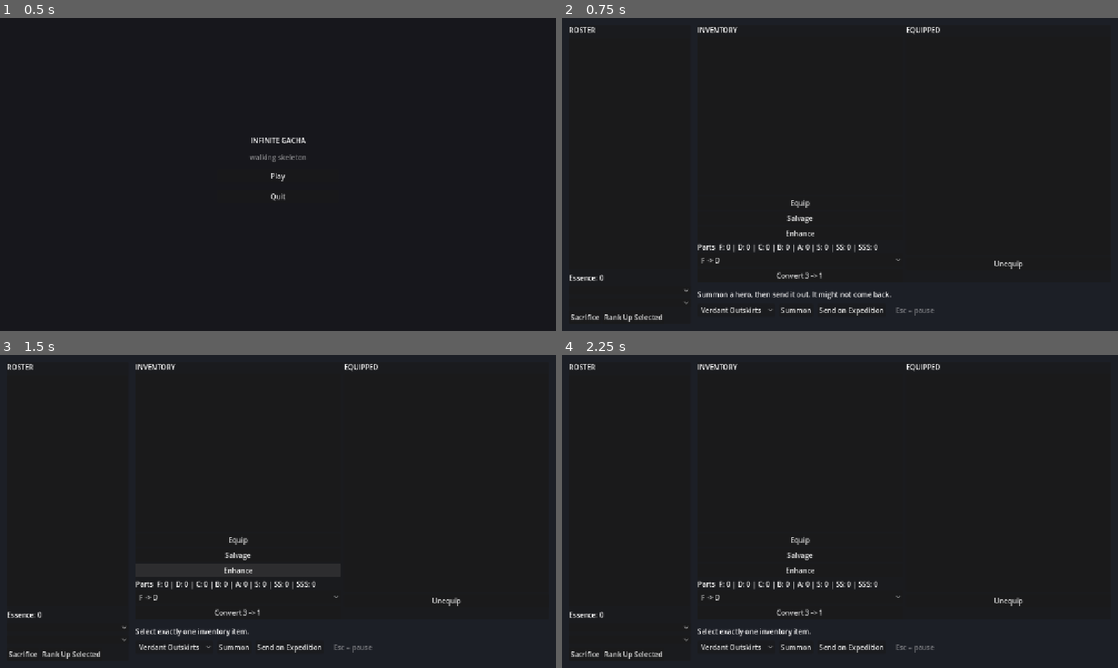
Above: before the commit, frames 1-4 (two rows, left to right).
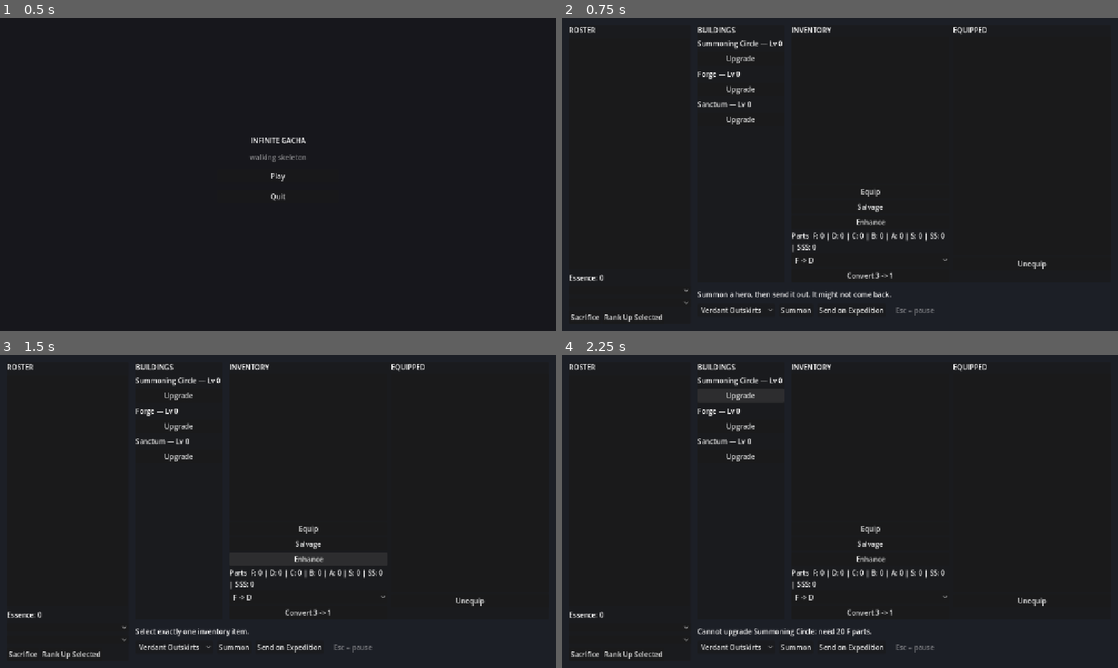
Above: after the commit, the same moments.

Repository: Joony117/Hearthbound
Game: Godot game, scene res://ui/main_menu.tscn
Two runs of this game, one before a commit and one after it. Both use one fixed random seed, a clock stepped at 60 frames per second and the inputs below.
Inputs (mouse positions are in pixels of both pictures, inside the frame that each line leads up to):
- Up to frame 1 (0.5 s): no input
- Up to frame 2 (0.75 s): click "Play" at 0.5 s
- Up to frame 3 (1.5 s): click "Enhance" at 1.25 s
- Up to frame 4 (2.25 s): click (739, 395) at 2 s, where only the run after the commit has a clickable "Upgrade"

Frame 1 is identical in both runs. In frame 2, 2.2% of the frame differs, in the area x 24-88%, y 2-84%; in frame 3, 2.2%; in frame 4, 2.6%, in the area x 24-88%, y 2-90%.

Commit message:
feat: P2-07b building levels exist, persist, and are spendable
GameSession.building_levels: Array[int] indexed to hub.tscn's Buildings
child order, persisted with the same decode guard parts already uses.
upgrade_building() spends 10*(n+2) parts of rank n against the shared
cap, refusing without writing on out-of-range index, at-cap, or
insufficient parts.

New BuildingsPanel in hub.tscn ships Circle/Forge/Sanctum upgrades;
indices 2 and 4 (Training Hall, Reliquary) stay unreachable until
P2-04a/P2-04f give them a live consumer. Every bonus stays inert --
P2-07c/d/e wire them.

Verified: BUILT exit 0 zero warnings, GUT 71/71 across 9 scripts,
save_roundtrip_check proves building_levels through real disk JSON.

Co-Authored-By: Claude Opus 5 <noreply@anthropic.com>

Diff:
--- a/hub/hub.gd
+++ b/hub/hub.gd
@@ -14,6 +14,9 @@
 @onready var _essence: Label = %Essence
 @onready var _inventory_list: ItemList = %InventoryList
 @onready var _parts: Label = %Parts
+@onready var _circle_level: Label = %CircleLevel
+@onready var _forge_level: Label = %ForgeLevel
+@onready var _sanctum_level: Label = %SanctumLevel
 @onready var _convert_rank_option: OptionButton = %ConvertRankOption
 @onready var _equipped_list: ItemList = %EquippedList
 @onready var _hero_detail: Label = %HeroDetail
@@ -27,6 +30,7 @@
 	GameSession.roster_changed.connect(_refresh_essence)
 	GameSession.roster_changed.connect(_refresh_inventory)
 	GameSession.roster_changed.connect(_refresh_parts)
+	GameSession.roster_changed.connect(_refresh_buildings)
 	GameSession.roster_changed.connect(_refresh_equipped)
 	GameSession.roster_changed.connect(_refresh_hero_detail)
 	GameSession.roster_changed.connect(_refresh_zone_unlocks)
@@ -34,6 +38,7 @@
 	_refresh_essence()
 	_refresh_inventory()
 	_refresh_parts()
+	_refresh_buildings()
 	_refresh_equipped()
 	_refresh_hero_detail()
 	_populate_convert_ranks()
@@ -100,6 +105,12 @@
 	for rank_index: int in GameSession.parts.size():
 		entries.append("%s: %d" % [BALANCE.rank_names[rank_index], GameSession.parts[rank_index]])
 	_parts.text = "Parts  " + " | ".join(entries)
+
+
+func _refresh_buildings() -> void:
+	_circle_level.text = "Summoning Circle — Lv %d" % GameSession.building_levels[0]
+	_forge_level.text = "Forge — Lv %d" % GameSession.building_levels[1]
+	_sanctum_level.text = "Sanctum — Lv %d" % GameSession.building_levels[3]
 
 
 func _refresh_equipped() -> void:
@@ -323,6 +334,31 @@
 		_status.text = "Converted 3 %s parts into 1 %s part." % [rank_label, BALANCE.rank_names[selected_rank + 1]]
 	else:
 		_status.text = "Need 3 %s parts to convert." % rank_label
+
+
+func _on_upgrade_circle_pressed() -> void:
+	_upgrade_building(0, "Summoning Circle", GameSession.upgrade_building(0, BALANCE))
+
+
+func _on_upgrade_forge_pressed() -> void:
+	_upgrade_building(1, "Forge", GameSession.upgrade_building(1, BALANCE))
+
+
+func _on_upgrade_sanctum_pressed() -> void:
+	_upgrade_building(3, "Sanctum", GameSession.upgrade_building(3, BALANCE))
+
+
+func _upgrade_building(index: int, building_name: String, upgraded: bool) -> void:
+	var level: int = clampi(GameSession.building_levels[index], 0, BALANCE.summoning_circle_level_cap)
+	if upgraded:
+		_status.text = "Upgraded %s to Lv %d for %d %s parts." % [building_name, level, 10 * (level + 1), BALANCE.rank_names[clampi(level - 1, 0, GameSession.parts.size() - 1)]]
+		return
+	if level >= BALANCE.summoning_circle_level_cap:
+		_status.text = "%s is already at the Lv %d cap." % [building_name, BALANCE.summoning_circle_level_cap]
+		return
+	var rank_index: int = clampi(level, 0, GameSession.parts.size() - 1)
+	var cost: int = 10 * (level + 2)
+	_status.text = "Cannot upgrade %s: need %d %s parts." % [building_name, cost, BALANCE.rank_names[rank_index]]
 
 
 func _on_unequip_pressed() -> void:
--- a/hub/hub.tscn
+++ b/hub/hub.tscn
@@ -150,12 +150,56 @@
 layout_mode = 1
 anchor_right = 1.0
 anchor_bottom = 1.0
-offset_left = 312.0
+offset_left = 528.0
 offset_top = 16.0
 offset_right = -16.0
 offset_bottom = -112.0
 grow_horizontal = 2
 grow_vertical = 2
+
+[node name="BuildingsPanel" type="PanelContainer" parent="UI/Root"]
+layout_mode = 1
+anchor_bottom = 1.0
+offset_left = 312.0
+offset_top = 16.0
+offset_right = 512.0
+offset_bottom = -112.0
+grow_vertical = 2
+
+[node name="VBox" type="VBoxContainer" parent="UI/Root/BuildingsPanel"]
+layout_mode = 2
+theme_override_constants/separation = 8
+
+[node name="Header" type="Label" parent="UI/Root/BuildingsPanel/VBox"]
+layout_mode = 2
+text = "BUILDINGS"
+
+[node name="CircleLevel" type="Label" parent="UI/Root/BuildingsPanel/VBox"]
+unique_name_in_owner = true
+layout_mode = 2
+text = "Summoning Circle — Lv 0"
+
+[node name="UpgradeCircle" type="Button" parent="UI/Root/BuildingsPanel/VBox"]
+layout_mode = 2
+text = "Upgrade"
+
+[node name="ForgeLevel" type="Label" parent="UI/Root/BuildingsPanel/VBox"]
+unique_name_in_owner = true
+layout_mode = 2
+text = "Forge — Lv 0"
+
+[node name="UpgradeForge" type="Button" parent="UI/Root/BuildingsPanel/VBox"]
+layout_mode = 2
+text = "Upgrade"
+
+[node name="SanctumLevel" type="Label" parent="UI/Root/BuildingsPanel/VBox"]
+unique_name_in_owner = true
+layout_mode = 2
+text = "Sanctum — Lv 0"
+
+[node name="UpgradeSanctum" type="Button" parent="UI/Root/BuildingsPanel/VBox"]
+layout_mode = 2
+text = "Upgrade"
 
 [node name="Columns" type="HBoxContainer" parent="UI/Root/EquipmentPanel"]
 layout_mode = 2
@@ -275,5 +319,8 @@
 [connection signal="pressed" from="UI/Root/EquipmentPanel/Columns/Inventory/Enhance" to="." method="_on_enhance_pressed"]
 [connection signal="pressed" from="UI/Root/EquipmentPanel/Columns/Inventory/Convert" to="." method="_on_convert_pressed"]
 [connection signal="pressed" from="UI/Root/EquipmentPanel/Columns/Equipped/Unequip" to="." method="_on_unequip_pressed"]
+[connection signal="pressed" from="UI/Root/BuildingsPanel/VBox/UpgradeCircle" to="." method="_on_upgrade_circle_pressed"]
+[connection signal="pressed" from="UI/Root/BuildingsPanel/VBox/UpgradeForge" to="." method="_on_upgrade_forge_pressed"]
+[connection signal="pressed" from="UI/Root/BuildingsPanel/VBox/UpgradeSanctum" to="." method="_on_upgrade_sanctum_pressed"]
 [connection signal="pressed" from="UI/Root/Bottom/Buttons/Summon" to="." method="_on_summon_pressed"]
 [connection signal="pressed" from="UI/Root/Bottom/Buttons/Expedition" to="." method="_on_expedition_pressed"]
--- a/systems/game_session.gd
+++ b/systems/game_session.gd
@@ -10,6 +10,7 @@
 var roster: Array[Hero] = []
 var inventory: Array[Item] = []
 var parts: Array[int] = [0, 0, 0, 0, 0, 0, 0, 0]
+var building_levels: Array[int] = [0, 0, 0, 0, 0]
 var essence: int = 0
 var lost_caches: Array[LostCache] = []
 var cleared_zone_ids: Dictionary[StringName, bool] = {}
@@ -80,6 +81,22 @@
 		return false
 	parts[rank_index] -= cost
 	item.enhance_level = enhance_level + 1
+	roster_changed.emit()
+	return true
+
+
+func upgrade_building(index: int, balance: BalanceTable) -> bool:
+	if index < 0 or index >= building_levels.size():
+		return false
+	var level: int = clampi(building_levels[index], 0, balance.summoning_circle_level_cap)
+	if level >= balance.summoning_circle_level_cap:
+		return false
+	var rank_index: int = clampi(level, 0, parts.size() - 1)
+	var cost: int = 10 * (level + 2)
+	if parts[rank_index] < cost:
+		return false
+	parts[rank_index] -= cost
+	building_levels[index] = level + 1
 	roster_changed.emit()
 	return true
 
@@ -154,6 +171,7 @@
 		"roster": entries,
 		"inventory": inventory_entries,
 		"parts": parts.duplicate(),
+		"building_levels": building_levels.duplicate(),
 		"essence": essence,
 		"lost_caches": lost_cache_entries,
 		"cleared_zone_ids": cleared_entries,
@@ -164,6 +182,7 @@
 	roster.clear()
 	inventory.clear()
 	parts.fill(0)
+	building_levels.fill(0)
 	essence = 0
 	lost_caches.clear()
 	cleared_zone_ids.clear()
@@ -188,6 +207,21 @@
 			push_error("Invalid parts count at rank %d: expected a non-negative integer, got '%s'." % [rank_index, saved_count])
 			continue
 		parts[rank_index] = count
+	var saved_building_levels: Array = _array_field(data, "building_levels")
+	for building_index: int in mini(saved_building_levels.size(), building_levels.size()):
+		# Variant is required while validating untrusted save entries.
+		var saved_level: Variant = saved_building_levels[building_index]
+		var level: int = -1
+		if saved_level is int:
+			level = saved_level as int
+		elif saved_level is float:
+			var float_level: float = saved_level as float
+			if is_finite(float_level) and float_level == floorf(float_level):
+				level = int(float_level)
+		if level < 0:
+			push_error("Invalid building level at index %d: expected a non-negative integer, got '%s'." % [building_index, saved_level])
+			continue
+		building_levels[building_index] = level
 	essence = maxi(Item.int_field(data, "essence", 0, "game session"), 0)
 	for entry: Variant in _array_field(data, "lost_caches"):
 		if entry is Dictionary:
--- a/tests/save_roundtrip_check.gd
+++ b/tests/save_roundtrip_check.gd
@@ -62,7 +62,7 @@
 	if restore_code != 0:
 		exit_code = restore_code
 	if exit_code == 0:
-		print("PASS: legacy and malformed def_id compatibility, both new-format def_ids, roster, essence, resonance, parts, part conversion, enhanced equipment, permadeath, save version %d, and byte-identical restoration passed." % _save_version)
+		print("PASS: legacy and malformed def_id compatibility, both new-format def_ids, roster, essence, resonance, parts, part conversion, buildings, enhanced equipment, permadeath, save version %d, and byte-identical restoration passed." % _save_version)
 	quit(exit_code)
 
 
@@ -85,6 +85,9 @@
 	var enhanced_equipment_code: int = _check_enhanced_equipment_round_trip()
 	if enhanced_equipment_code != 0:
 		return enhanced_equipment_code
+	var buildings_code: int = _check_buildings_round_trip()
+	if buildings_code != 0:
+		return buildings_code
 	return _check_permadeath_and_version()
 
 
@@ -246,6 +249,44 @@
 		var converted_loaded_expected: int = 1 if rank_index == SALVAGED_ITEM_RANK + 1 else 0
 		if _parts()[rank_index] != converted_loaded_expected:
 			return _fail("converted parts after disk reload at rank %d" % rank_index, str(converted_loaded_expected), str(_parts()[rank_index]))
+	return 0
+
+
+func _check_buildings_round_trip() -> int:
+	var building_levels: Array[int] = _game_session.get("building_levels")
+	building_levels.fill(0)
+	_parts().fill(0)
+	_parts()[0] = 20
+	if not _game_session.call("upgrade_building", 0, BalanceTable.new()):
+		return _fail("building upgrade before disk reload", "upgrade_building() == true", "upgrade_building() == false")
+	_save_service.call("save")
+
+	var save_file: FileAccess = FileAccess.open(_save_path, FileAccess.READ)
+	if save_file == null:
+		return _fail("building levels raw save file open", "readable", error_string(FileAccess.get_open_error()))
+	# JSON parsing returns Variant because malformed or unexpected disk data has no static type.
+	var parsed: Variant = JSON.parse_string(save_file.get_as_text())
+	if parsed is not Dictionary:
+		return _fail("building levels raw save JSON top level", "Dictionary", type_string(typeof(parsed)))
+	# Save-file fields remain Variant until their types are validated.
+	var raw_building_levels: Variant = (parsed as Dictionary).get("building_levels")
+	if raw_building_levels is not Array:
+		return _fail("raw save JSON building levels shape", "Array", type_string(typeof(raw_building_levels)))
+	var raw_building_levels_array: Array = raw_building_levels as Array
+	if raw_building_levels_array.size() != building_levels.size():
+		return _fail("raw save JSON building level count", str(building_levels.size()), str(raw_building_levels_array.size()))
+	for building_index: int in building_levels.size():
+		var expected_level: int = 1 if building_index == 0 else 0
+		if int(raw_building_levels_array[building_index]) != expected_level:
+			return _fail("raw save JSON building level at index %d" % building_index, str(expected_level), str(raw_building_levels_array[building_index]))
+
+	building_levels.fill(0)
+	if not _save_service.call("load_game"):
+		return _fail("building levels disk reload", "load_game() == true", "load_game() == false")
+	for building_index: int in building_levels.size():
+		var expected_level: int = 1 if building_index == 0 else 0
+		if building_levels[building_index] != expected_level:
+			return _fail("building level after disk reload at index %d" % building_index, str(expected_level), str(building_levels[building_index]))
 	return 0
 
 
--- /dev/null
+++ b/tests/unit/test_buildings.gd
@@ -0,0 +1,53 @@
+extends GutTest
+
+
+func before_each() -> void:
+	GameSession.from_dict({"roster": []})
+
+
+func test_upgrade_uses_the_cost_ladder() -> void:
+	var balance := BalanceTable.new()
+	GameSession.parts[0] = 20
+	GameSession.parts[1] = 30
+
+	assert_true(GameSession.upgrade_building(0, balance))
+	assert_eq(GameSession.building_levels[0], 1)
+	assert_eq(GameSession.parts[0], 0)
+	assert_true(GameSession.upgrade_building(0, balance))
+	assert_eq(GameSession.building_levels[0], 2)
+	assert_eq(GameSession.parts[1], 0)
+
+
+func test_upgrade_refuses_at_cap_without_writing() -> void:
+	var balance := BalanceTable.new()
+	GameSession.building_levels[0] = balance.summoning_circle_level_cap
+	GameSession.parts[0] = 99
+	var levels_before: Array[int] = GameSession.building_levels.duplicate()
+	var parts_before: Array[int] = GameSession.parts.duplicate()
+
+	assert_false(GameSession.upgrade_building(0, balance))
+	assert_eq(GameSession.building_levels, levels_before)
+	assert_eq(GameSession.parts, parts_before)
+
+
+func test_upgrade_refuses_insufficient_parts_without_writing() -> void:
+	var balance := BalanceTable.new()
+	GameSession.parts[0] = 19
+	var levels_before: Array[int] = GameSession.building_levels.duplicate()
+	var parts_before: Array[int] = GameSession.parts.duplicate()
+
+	assert_false(GameSession.upgrade_building(0, balance))
+	assert_eq(GameSession.building_levels, levels_before)
+	assert_eq(GameSession.parts, parts_before)
+
+
+func test_upgrade_refuses_out_of_range_indices_without_writing() -> void:
+	var balance := BalanceTable.new()
+	GameSession.parts[0] = 99
+	var levels_before: Array[int] = GameSession.building_levels.duplicate()
+	var parts_before: Array[int] = GameSession.parts.duplicate()
+
+	assert_false(GameSession.upgrade_building(-1, balance))
+	assert_false(GameSession.upgrade_building(GameSession.building_levels.size(), balance))
+	assert_eq(GameSession.building_levels, levels_before)
+	assert_eq(GameSession.parts, parts_before)
Not shown, added: tests/unit/test_buildings.gd.uid
